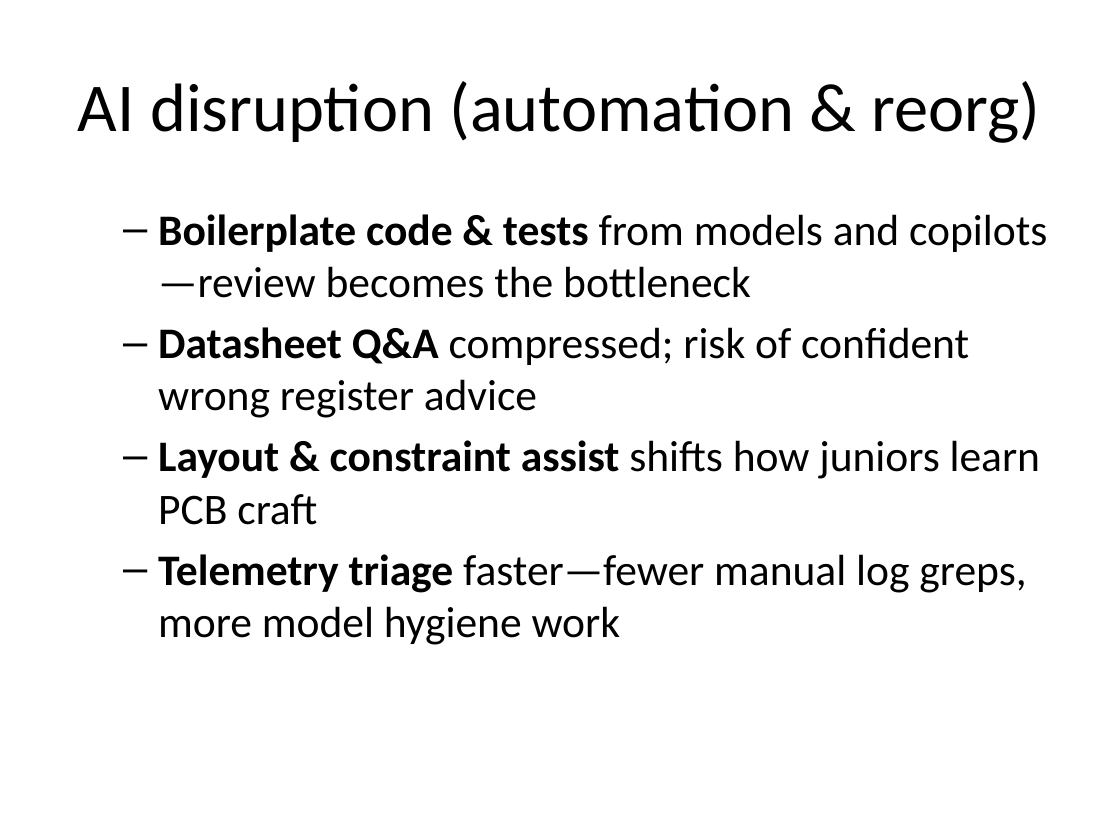
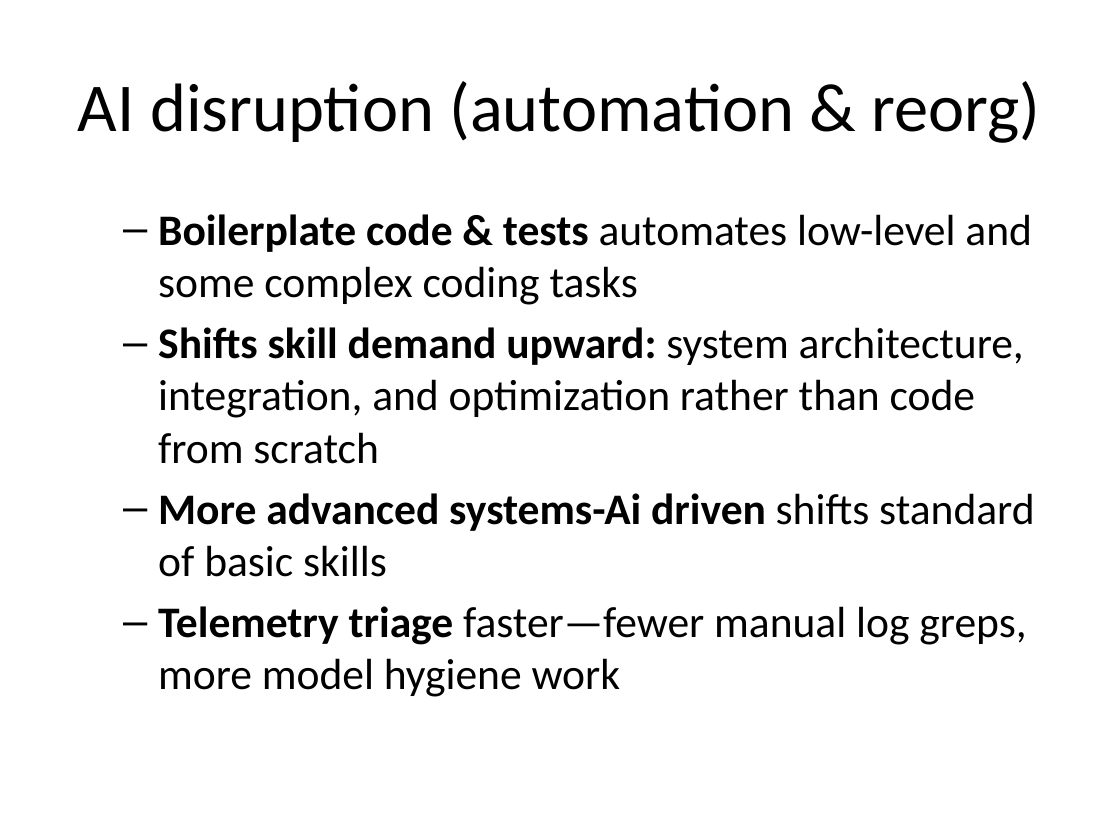
Before and after one commit to jyates301/-jyates301-.github.io, a slide deck: slide 4 of career-slides.pptx. Drawn at 1120x840 pixels with LibreOffice and Linux fonts; fonts in the diff are those of the drawing. Boxes give left, top, right and bottom in pixels: in the first picture for what was removed or moved away, otherwise in the second. Text is boxed around its words. In the diff, an @@ line names an element or a change of style, - is before the commit and + after.

Commit message:
Update career presentation title to emphasize AI integration in software-hardware engineering

```diff
--- a/career-slides.pptx
+++ b/career-slides.pptx
@@ text at [158, 214, 1034, 577]: text changed @@
-  – Boilerplate code & tests from models and copilots—review becomes the bottleneck
-  – Datasheet Q&A compressed; risk of confident wrong register advice
-  – Layout & constraint assist shifts how juniors learn PCB craft
+  – Boilerplate code & tests automates low-level and some complex coding tasks
+  – Shifts skill demand upward: system architecture, integration, and optimization rather than code from scratch
+  – More advanced systems-Ai driven shifts standard of basic skills
```
Also in this commit, not shown: 3 other slides changed.
